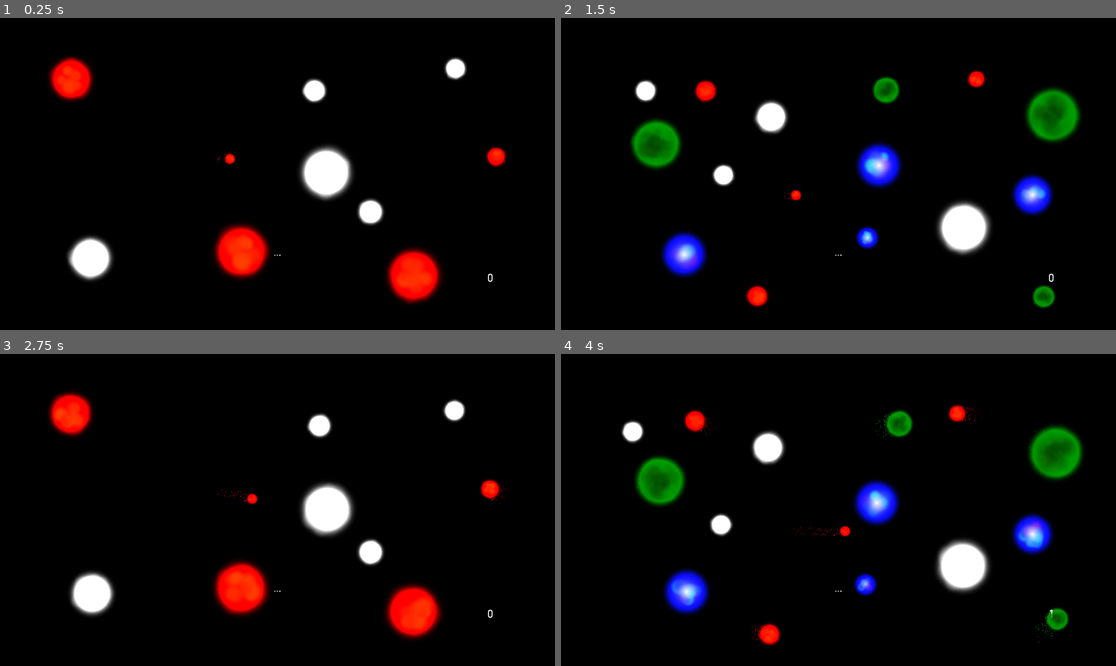
Above: before the commit, frames 1-4 (two rows, left to right).
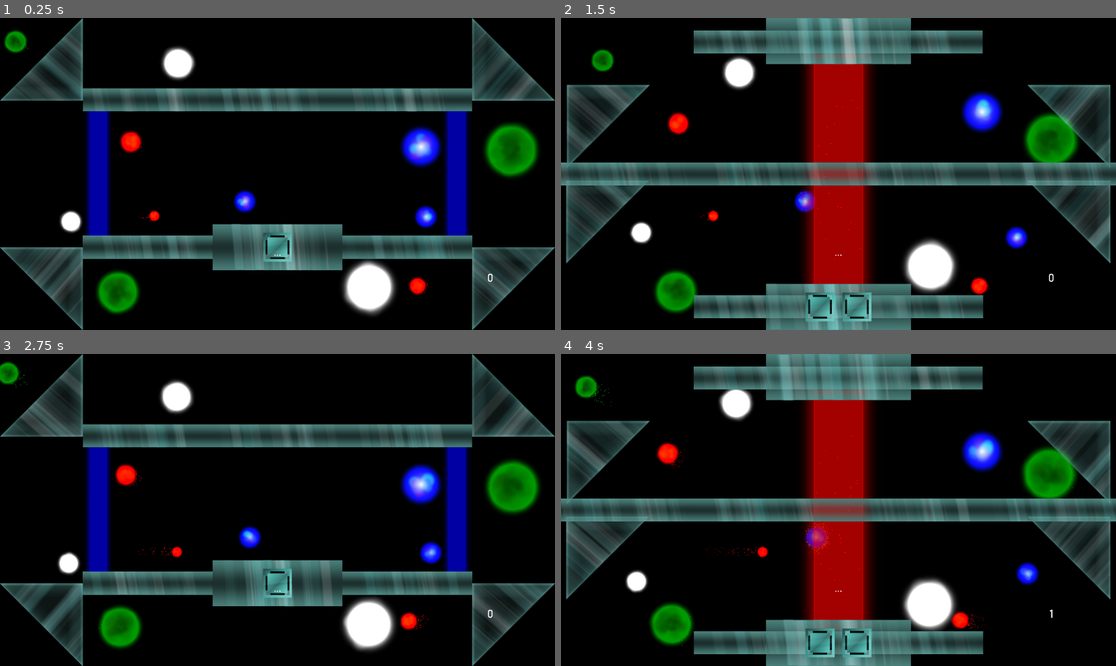
Above: after the commit, the same moments.

Repository: Dark-Gran/Spirit-Circles
Game: Godot game, scene res://src/Main.tscn
The game is run twice, just before and just after one commit, with the same random seed, the same clock (stepped at 60 frames per second) and the same inputs.
Inputs (mouse positions are in pixels of both pictures, inside the frame that each line leads up to):
- Up to frame 1 (0.25 s): no input
- Up to frame 2 (1.5 s): click (838, 245) at 0.52 s; move the mouse to (960, 158) at 1.27 s; hold Right (ui_right) from 1.28 s (still down)
- Up to frame 3 (2.75 s): tap Space (ui_accept) at 1.52, 2.27 s; move the mouse to (166, 525) at 2.02 s; release Right (ui_right) at 2.03 s; hold Left (ui_left) from 2.03 s (still down)
- Up to frame 4 (4 s): move the mouse to (894, 441) at 2.77 s; release Left (ui_left) at 2.78 s; hold Right (ui_right) from 2.78 s (still down); move the mouse to (810, 572) at 3.52 s; tap Space (ui_accept) at 3.77 s

The runs differ from the first frame. In frame 1, 34% of the frame differs, in the area x 0-100%, y 0-100%; in frame 2, 46%; in frame 3, 34%; in frame 4, 46%.

Commit message:
level revision

Diff:
--- a/src/world/World.gd
+++ b/src/world/World.gd
@@ -27,7 +27,7 @@
 		level_times.append(0)
 	$DebugGUI/FPS.visible = false
 	enable_continue(false)
-	level_id = 13
+	level_id = 16
 	move_to_level(level_id)
 
 func reload_level():
--- a/src/world/levels/Level_009.tscn
+++ b/src/world/levels/Level_009.tscn
@@ -81,7 +81,7 @@
 
 [node name="Beam" parent="Statics" instance=ExtResource( 5 )]
 position = Vector2( 960, 540 )
-scale = Vector2( 1.6, 1.246 )
+scale = Vector2( 1.6, 1.161 )
 color_type = 1
 
 [node name="Wall" parent="Statics" instance=ExtResource( 4 )]
--- a/src/world/levels/Level_010.tscn
+++ b/src/world/levels/Level_010.tscn
@@ -82,25 +82,25 @@
 [node name="Beams" type="Node2D" parent="Statics"]
 
 [node name="Beam" parent="Statics/Beams" instance=ExtResource( 7 )]
-position = Vector2( 960, 911.138 )
-scale = Vector2( 1.6, 0.7 )
+position = Vector2( 960, 892.751 )
+scale = Vector2( 1.6, 0.591 )
 color_type = 2
 
 [node name="Beam2" parent="Statics/Beams" instance=ExtResource( 7 )]
-position = Vector2( 960, 183.138 )
-scale = Vector2( 1.6, 0.7 )
+position = Vector2( 960, 187.138 )
+scale = Vector2( 1.6, 0.591 )
 color_type = 2
 
 [node name="Beam3" parent="Statics/Beams" instance=ExtResource( 7 )]
-position = Vector2( 370.939, 540 )
+position = Vector2( 396.939, 540 )
 rotation = 1.5708
-scale = Vector2( 1.6, 2 )
+scale = Vector2( 1.6, 1.433 )
 color_type = 1
 
 [node name="Beam4" parent="Statics/Beams" instance=ExtResource( 7 )]
-position = Vector2( 1574.49, 540 )
+position = Vector2( 1523.49, 540 )
 rotation = 1.5708
-scale = Vector2( 1.6, 2 )
+scale = Vector2( 1.6, 1.433 )
 color_type = 1
 
 [node name="Wall3" parent="Statics" instance=ExtResource( 5 )]
--- a/src/world/levels/Level_011.tscn
+++ b/src/world/levels/Level_011.tscn
@@ -27,7 +27,7 @@
 size = 18.0
 
 [node name="Circle3" parent="Circles" instance=ExtResource( 1 )]
-position = Vector2( 1261.65, 914.379 )
+position = Vector2( 1620.84, 742.642 )
 angle = 110
 size = 24.0
 
@@ -47,7 +47,7 @@
 size = 15.0
 
 [node name="Circle6" parent="Circles" instance=ExtResource( 1 )]
-position = Vector2( 1568.68, 760.431 )
+position = Vector2( 1334.09, 926.556 )
 color_type = 1
 
 [node name="Circle8" parent="Circles" instance=ExtResource( 1 )]
@@ -65,39 +65,43 @@
 [node name="Rotatables" type="Node2D" parent="Statics"]
 
 [node name="RotatableTriangle" parent="Statics/Rotatables" instance=ExtResource( 5 )]
-position = Vector2( 1120.16, 379.378 )
+position = Vector2( 1117.66, 380.878 )
 rotation = 1.5708
+scale = Vector2( 1.1, 1.1 )
 angles = PoolIntArray( 90, 180, -90, 0 )
 
 [node name="RotatableTriangle2" parent="Statics/Rotatables" instance=ExtResource( 5 )]
-position = Vector2( 1120.16, 699.378 )
+position = Vector2( 1117.66, 696.878 )
+scale = Vector2( 1.1, 1.1 )
 angles = PoolIntArray( 90, 180, -90, 0 )
 
 [node name="RotatableTriangle3" parent="Statics/Rotatables" instance=ExtResource( 5 )]
-position = Vector2( 800.163, 379.378 )
+position = Vector2( 802.563, 380.878 )
 rotation = 3.14159
+scale = Vector2( 1.1, 1.1 )
 angles = PoolIntArray( 90, 180, -90, 0 )
 
 [node name="RotatableTriangle4" parent="Statics/Rotatables" instance=ExtResource( 5 )]
-position = Vector2( 800.163, 699.378 )
+position = Vector2( 802.563, 696.878 )
 rotation = -1.5708
+scale = Vector2( 1.1, 1.1 )
 angles = PoolIntArray( 90, 180, -90, 0 )
 
 [node name="Wall3" parent="Statics" instance=ExtResource( 6 )]
-position = Vector2( 960, 1039 )
+position = Vector2( 960, 1034.5 )
 
 [node name="Wall4" parent="Statics" instance=ExtResource( 6 )]
-position = Vector2( 960, 39 )
+position = Vector2( 960, 43.5 )
 
 [node name="Wall" parent="Statics" instance=ExtResource( 3 )]
-position = Vector2( 240, 540 )
+position = Vector2( 145, 540 )
 rotation = 1.5708
 
 [node name="Wall2" parent="Statics" instance=ExtResource( 3 )]
-position = Vector2( 1680, 540 )
+position = Vector2( 1775, 540 )
 rotation = 1.5708
 
 [node name="Wall_Border" parent="Statics" instance=ExtResource( 4 )]
 
 [node name="Button" parent="Statics" instance=ExtResource( 7 )]
-position = Vector2( 960, 950 )
+position = Vector2( 960, 945.5 )
--- a/src/world/levels/Level_012.tscn
+++ b/src/world/levels/Level_012.tscn
@@ -65,68 +65,71 @@
 [node name="Rotatables" type="Node2D" parent="Statics"]
 
 [node name="RotatableTriangle" parent="Statics/Rotatables" instance=ExtResource( 5 )]
-position = Vector2( 168.455, 177.881 )
+position = Vector2( 183.455, 182.5 )
 
 [node name="RotatableTriangle2" parent="Statics/Rotatables" instance=ExtResource( 5 )]
-position = Vector2( 485.455, 180 )
+position = Vector2( 533.455, 182.5 )
 rotation = 1.5708
 angles = PoolIntArray( 0, 90 )
 
 [node name="RotatableTriangle3" parent="Statics/Rotatables" instance=ExtResource( 5 )]
-position = Vector2( 804.854, 176.636 )
+position = Vector2( 819.854, 182.5 )
 rotation = 1.5708
 angles = PoolIntArray( 0, 90 )
 
 [node name="RotatableTriangle4" parent="Statics/Rotatables" instance=ExtResource( 5 )]
-position = Vector2( 1121.85, 176.636 )
+position = Vector2( 1106.85, 182.5 )
 angles = PoolIntArray( 0, 90 )
 
 [node name="RotatableTriangle5" parent="Statics/Rotatables" instance=ExtResource( 5 )]
-position = Vector2( 1441.25, 180 )
+position = Vector2( 1393.25, 182.5 )
 angles = PoolIntArray( 0, 90 )
 
 [node name="RotatableTriangle6" parent="Statics/Rotatables" instance=ExtResource( 5 )]
-position = Vector2( 1758.25, 180 )
+position = Vector2( 1737.25, 182.5 )
 rotation = 1.5708
 
 [node name="RotatableTriangle7" parent="Statics/Rotatables" instance=ExtResource( 5 )]
-position = Vector2( 168.455, 900 )
+position = Vector2( 183.455, 896.5 )
 rotation = 4.71239
 
 [node name="RotatableTriangle8" parent="Statics/Rotatables" instance=ExtResource( 5 )]
-position = Vector2( 485.455, 900 )
+position = Vector2( 533.455, 896.5 )
 rotation = -1.5708
 angles = PoolIntArray( -90, -180 )
 
 [node name="RotatableTriangle9" parent="Statics/Rotatables" instance=ExtResource( 5 )]
-position = Vector2( 804.854, 900 )
+position = Vector2( 819.854, 896.5 )
 rotation = -1.5708
 angles = PoolIntArray( -90, -180 )
 
 [node name="RotatableTriangle10" parent="Statics/Rotatables" instance=ExtResource( 5 )]
-position = Vector2( 1121.85, 900 )
+position = Vector2( 1106.85, 896.5 )
 rotation = -3.14159
 angles = PoolIntArray( -90, -180 )
 
 [node name="RotatableTriangle11" parent="Statics/Rotatables" instance=ExtResource( 5 )]
-position = Vector2( 1441.25, 900 )
+position = Vector2( 1393.25, 896.5 )
 rotation = -3.14159
 angles = PoolIntArray( -90, -180 )
 
 [node name="RotatableTriangle12" parent="Statics/Rotatables" instance=ExtResource( 5 )]
-position = Vector2( 1758.25, 900 )
+position = Vector2( 1737.25, 896.5 )
 rotation = 3.14159
 
 [node name="Wall_Border" parent="Statics" instance=ExtResource( 4 )]
 
 [node name="Wall2" parent="Statics" instance=ExtResource( 3 )]
-position = Vector2( 647.5, 540 )
+position = Vector2( 676.5, 540 )
+scale = Vector2( 0.8, 0.857 )
 
 [node name="Wall4" parent="Statics" instance=ExtResource( 3 )]
-position = Vector2( 1282.5, 540 )
+position = Vector2( 1249.5, 540 )
+scale = Vector2( 0.8, 0.857 )
 
 [node name="Wall3" parent="Statics" instance=ExtResource( 6 )]
 position = Vector2( 970, 540 )
+scale = Vector2( 1, 0.857 )
 
 [node name="Button" parent="Statics" instance=ExtResource( 7 )]
 position = Vector2( 970, 540 )
--- a/src/world/levels/Level_015.tscn
+++ b/src/world/levels/Level_015.tscn
@@ -85,31 +85,31 @@
 
 [node name="Beam" parent="Statics/Beams" instance=ExtResource( 3 )]
 position = Vector2( 960, 540 )
-scale = Vector2( 1.6, 1.246 )
+scale = Vector2( 1.6, 1.16 )
 color_type = 2
 
 [node name="Beam2" parent="Statics/Beams" instance=ExtResource( 3 )]
 position = Vector2( 460.533, 1080 )
 rotation = 1.5708
-scale = Vector2( 1.6, 1.7 )
+scale = Vector2( 1.6, 1.683 )
 color_type = 1
 
 [node name="Beam3" parent="Statics/Beams" instance=ExtResource( 3 )]
 position = Vector2( 460.533, 0 )
 rotation = 1.5708
-scale = Vector2( 1.6, 1.7 )
+scale = Vector2( 1.6, 1.683 )
 color_type = 1
 
 [node name="Beam4" parent="Statics/Beams" instance=ExtResource( 3 )]
 position = Vector2( 1460.53, 1080 )
 rotation = 1.5708
-scale = Vector2( 1.6, 1.7 )
+scale = Vector2( 1.6, 1.683 )
 color_type = 1
 
 [node name="Beam5" parent="Statics/Beams" instance=ExtResource( 3 )]
 position = Vector2( 1460.53, 0 )
 rotation = 1.5708
-scale = Vector2( 1.6, 1.7 )
+scale = Vector2( 1.6, 1.683 )
 color_type = 1
 
 [node name="Wall" parent="Statics" instance=ExtResource( 5 )]
--- a/src/world/levels/Level_016.tscn
+++ b/src/world/levels/Level_016.tscn
@@ -1,8 +1,9 @@
-[gd_scene load_steps=8 format=2]
+[gd_scene load_steps=9 format=2]
 
 [ext_resource path="res://src/world/Circle.tscn" type="PackedScene" id=1]
 [ext_resource path="res://src/world/levels/Level_016.gd" type="Script" id=2]
-[ext_resource path="res://src/world/obstacles/Wall_3.tscn" type="PackedScene" id=4]
+[ext_resource path="res://src/world/obstacles/Wall_2.tscn" type="PackedScene" id=3]
+[ext_resource path="res://src/world/obstacles/Wall_0.tscn" type="PackedScene" id=4]
 [ext_resource path="res://src/world/obstacles/RotatableTriangle.tscn" type="PackedScene" id=5]
 [ext_resource path="res://src/world/obstacles/Wall_Wide_0.tscn" type="PackedScene" id=6]
 [ext_resource path="res://src/world/obstacles/Button.tscn" type="PackedScene" id=7]
@@ -81,47 +82,57 @@
 [node name="Beams" type="Node2D" parent="Statics"]
 
 [node name="Beam" parent="Statics/Beams" instance=ExtResource( 8 )]
-position = Vector2( 1579.78, 536.606 )
+position = Vector2( 1579.78, 538.606 )
+scale = Vector2( 1, 0.862 )
 color_type = 1
 
 [node name="Beam2" parent="Statics/Beams" instance=ExtResource( 8 )]
-position = Vector2( 339.781, 536.606 )
+position = Vector2( 339.781, 538.606 )
+scale = Vector2( 1, 0.862 )
 color_type = 1
 
 [node name="Rotatables" type="Node2D" parent="Statics"]
 
 [node name="RotatableTriangle" parent="Statics/Rotatables" instance=ExtResource( 5 )]
-position = Vector2( 1758, 916 )
+position = Vector2( 1777, 937.5 )
 angles = PoolIntArray( 180, -90, 0, 90 )
 
 [node name="RotatableTriangle2" parent="Statics/Rotatables" instance=ExtResource( 5 )]
-position = Vector2( 159, 918 )
+position = Vector2( 143, 937.5 )
 rotation = 1.5708
 angles = PoolIntArray( 180, 90, 0, -90 )
 reversed = true
 
 [node name="RotatableTriangle3" parent="Statics/Rotatables" instance=ExtResource( 5 )]
-position = Vector2( 159, 149 )
+position = Vector2( 143, 143 )
 rotation = 3.14159
 angles = PoolIntArray( 180, -90, 0, 90 )
 
 [node name="RotatableTriangle4" parent="Statics/Rotatables" instance=ExtResource( 5 )]
-position = Vector2( 1760, 159 )
+position = Vector2( 1777, 143 )
 rotation = -1.5708
 angles = PoolIntArray( 180, 90, 0, -90 )
 reversed = true
 
-[node name="Wall2" parent="Statics" instance=ExtResource( 4 )]
-position = Vector2( 960, 306 )
+[node name="Wall4" parent="Statics" instance=ExtResource( 6 )]
+position = Vector2( 960, 793.5 )
 rotation = 1.5708
+scale = Vector2( 1, 0.897 )
+
+[node name="Button" parent="Statics" instance=ExtResource( 7 )]
+position = Vector2( 960, 793.5 )
 
 [node name="Wall" parent="Statics" instance=ExtResource( 4 )]
-position = Vector2( 960, 786 )
+position = Vector2( 511, 793.287 )
 rotation = 1.5708
+scale = Vector2( 1, 0.899 )
 
-[node name="Wall4" parent="Statics" instance=ExtResource( 6 )]
-position = Vector2( 960, 786 )
+[node name="Wall5" parent="Statics" instance=ExtResource( 4 )]
+position = Vector2( 1408.98, 793.287 )
 rotation = 1.5708
+scale = Vector2( 1, 0.899 )
 
-[node name="Button" parent="Statics" instance=ExtResource( 7 )]
-position = Vector2( 960, 786 )
+[node name="Wall2" parent="Statics" instance=ExtResource( 3 )]
+position = Vector2( 960, 283.632 )
+rotation = 1.5708
+scale = Vector2( 1, 0.898 )
